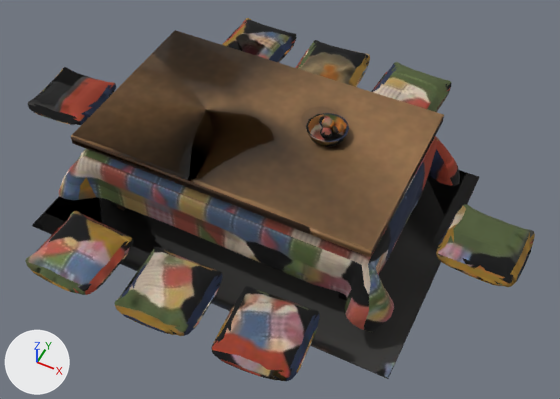
An edit to the glTF model game/props/sets/kotatsu_lodge_patch.glb, drawn before and after from the same camera.
Before and after are seen from a 50 mm camera at (2.01, -3.68, 4.31) aimed at (0.24, -0.15, -0.11). The lights are fixed; the arrows at lower left show +X, +Y and +Z. The picture after the commit comes second. Where no turn or scale is listed for an object, it has been applied to the vertices. Vertices at exactly the same position are counted once.

The first picture shows 'prop_kotatsu_lodge_patch_felt.001', 'prop_kotatsu_lodge_patch_wood.001'.
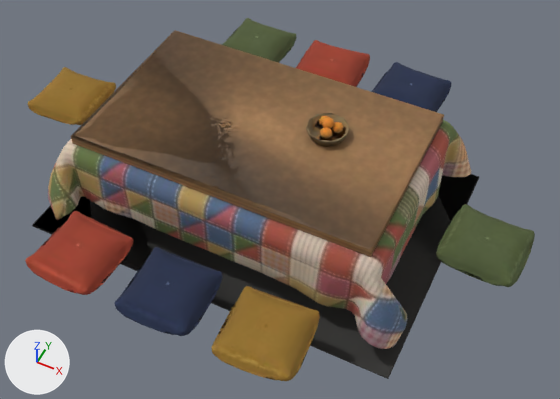
Boxes (x1, y1, x2, y2) around the edits, measured in the pictures (560 x 399 px; the box of a moved part takes in the faces that stretch with it):
part 1 of me_prop_kotatsu_lodge_patch_felt_001, rebuilt (17% taller): before (59, 136, 460, 332); after (48, 120, 471, 349)
part 2 of me_prop_kotatsu_lodge_patch_felt_001, moved or reshaped: (306, 113, 343, 147) in both
part 3 of me_prop_kotatsu_lodge_patch_felt_001, reshaped: before (26, 230, 317, 364); after (26, 237, 317, 364)
part 4 of me_prop_kotatsu_lodge_patch_felt_001, reshaped: before (226, 22, 451, 96); after (226, 22, 451, 92)
part 5 of me_prop_kotatsu_lodge_patch_felt_001, reshaped: (453, 208, 521, 286) in both
part 6 of me_prop_kotatsu_lodge_patch_felt_001, reshaped: before (40, 67, 94, 125); after (40, 67, 78, 125)
part 7 of me_prop_kotatsu_lodge_patch_felt_001, surface changed: (25, 18, 535, 381) in both
part 8 of me_prop_kotatsu_lodge_patch_wood_001, moved or reshaped (mostly hidden): before (111, 201, 347, 300); after (71, 33, 393, 257)
part 9 of me_prop_kotatsu_lodge_patch_wood_001, surface changed (lighter): (71, 30, 444, 256) in both

Diff of the bpy script that builds the scene:
```diff
--- a/game/props/sets/kotatsu_lodge_patch.glb.py
+++ b/game/props/sets/kotatsu_lodge_patch.glb.py
@@ me_prop_kotatsu_lodge_patch_felt_001 @@
 # used by ob_prop_kotatsu_lodge_patch_felt_001; location = (0.0, 0.0, 0.0)
-me_prop_kotatsu_lodge_patch_felt_001.from_pydata(...)  # 2994 vertices, 5928 faces; spans x -2.07..2.07, y -1.62..1.62, z -0.4..0.59
+me_prop_kotatsu_lodge_patch_felt_001.from_pydata(...)  # 3000 vertices, 5940 faces; spans x -2.07..2.07, y -1.62..1.62, z -0.4..0.59
+# me_prop_kotatsu_lodge_patch_felt_001 part 1: the loose piece of 662 vertices spanning x -1.39..1.39, y -0.91..0.91, z -0.28..0.29 is rebuilt with 769 vertices and now spans x -1.49..1.48, y -1.03..1.03, z -0.32..0.38
+# me_prop_kotatsu_lodge_patch_felt_001 part 2: 15 vertices moved from x 0.4..0.59, y 0.04..0.2, z 0.48..0.59 to x 0.4..0.59, y 0.04..0.21, z 0.48..0.58; 70 vertices removed from x 0.34..0.58, y -0.03..0.28, z 0.45..0.59; 47 vertices added at x 0.35..0.58, y -0.02..0.28, z 0.45..0.59
+# me_prop_kotatsu_lodge_patch_felt_001 part 3: 4 vertices moved within x -0.28..0.9, y -1.52..-1.17, z 0.02..0.11; 51 vertices removed from x -1.02..1.01, y -1.58..-1.03, z 0.01..0.11; 21 vertices added at x -1.02..1.01, y -1.58..-1.04, z 0.01..0.11
+# me_prop_kotatsu_lodge_patch_felt_001 part 4: 1 vertex moved within x 0.48, y 1.07, z 0.02; 50 vertices removed from x -1.02..1.02, y 1.04..1.58, z 0.01..0.11; 22 vertices added at x -1.02..1.02, y 1.06..1.58, z 0.01..0.11
+# me_prop_kotatsu_lodge_patch_felt_001 part 5: 2 vertices moved within x 1.65..1.94, y -0.29..0.19, z 0.02..0.11; 17 vertices removed from x 1.51..2.01, y -0.29..0.29, z 0.01..0.1; 7 vertices added at x 1.51..2.0, y -0.29..0.29, z 0.01..0.09
+# me_prop_kotatsu_lodge_patch_felt_001 part 6: 1 vertex moved within x -1.63, y -0.18, z 0.11; 17 vertices removed from x -2.03..-1.49, y -0.29..0.28, z 0.01..0.1; 7 vertices added at x -2.03..-1.5, y -0.28..0.28, z 0.01..0.09
+# me_prop_kotatsu_lodge_patch_felt_001 part 7: 3744 kept faces spanning x -2.07..2.07, y -1.62..1.62, z -0.4..0.58 get new texture (UV) coordinates
 me_prop_kotatsu_lodge_patch_felt_001.materials.append(mat_felt_005)
@@ me_prop_kotatsu_lodge_patch_wood_001 @@
 # used by ob_prop_kotatsu_lodge_patch_wood_001; location = (0.0, 0.0, 0.0)
-me_prop_kotatsu_lodge_patch_wood_001.from_pydata(...)  # 97 vertices, 150 faces; spans x -1.17..1.17, y -0.71..0.71, z -0.4..0.44
+me_prop_kotatsu_lodge_patch_wood_001.from_pydata(...)  # 95 vertices, 150 faces; spans x -1.17..1.17, y -0.71..0.71, z -0.4..0.44
+# me_prop_kotatsu_lodge_patch_wood_001 part 8: 47 vertices removed from x -1.09..1.09, y -0.63..0.63, z -0.4..0.2; 29 vertices added at x -1.16..1.16, y -0.71..0.71, z -0.4..0.43
+# me_prop_kotatsu_lodge_patch_wood_001 part 9: 12 kept faces spanning x -1.17..1.17, y -0.71..0.71, z -0.4..0.44 get new texture (UV) coordinates
+# other edits to the shape of me_prop_kotatsu_lodge_patch_wood_001 do not show in these pictures
 me_prop_kotatsu_lodge_patch_wood_001.materials.append(mat_wood)
```
